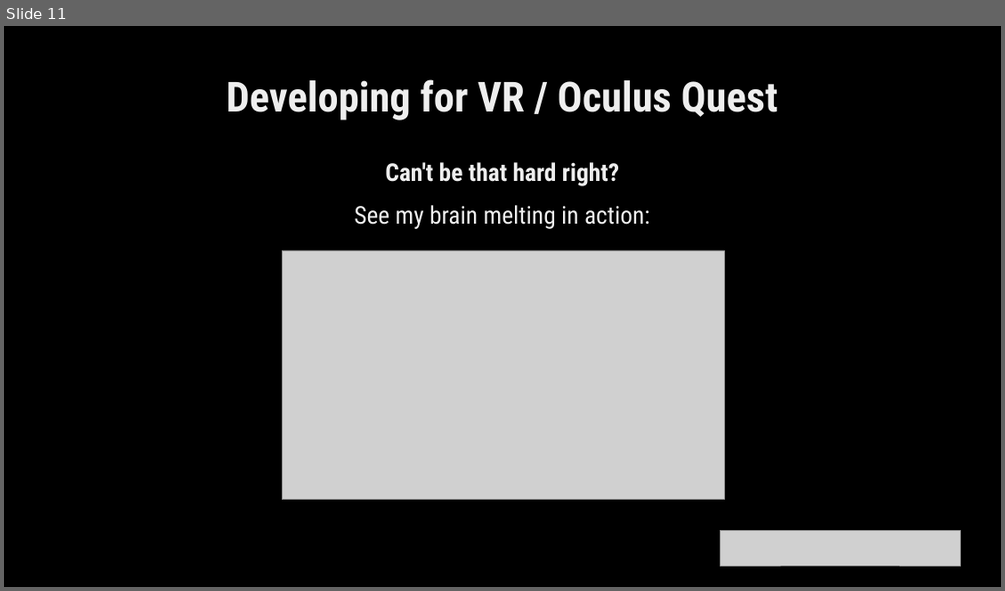
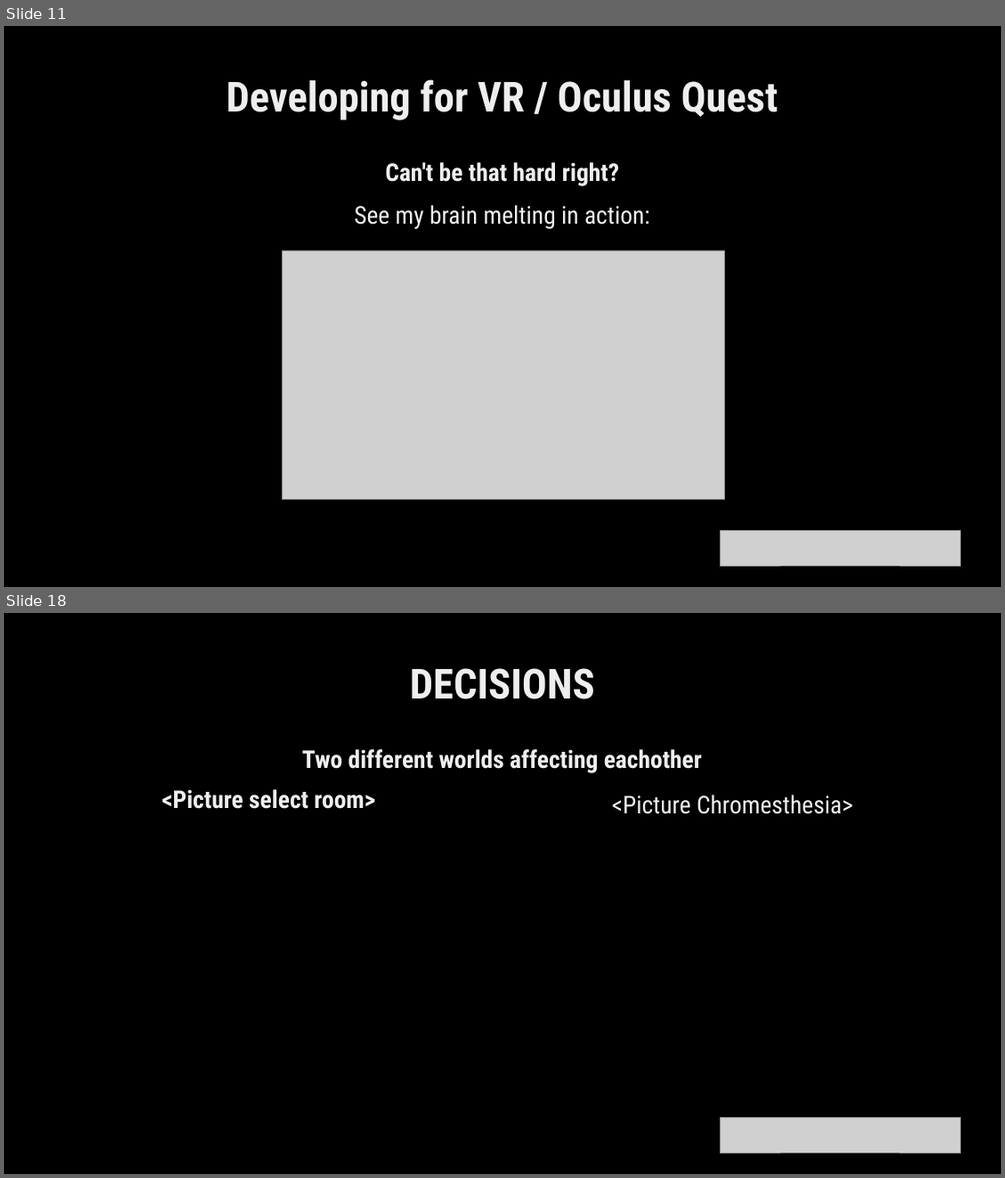
Before and after one commit to etlaM21/Chromesthesia, a slide deck: FINAL_PRESENTATON.odp. Shown one above the other, each under a label of ours: slide 11 before the commit, slides 11 and 18 after it; the slides between them are not shown. The pictures are 1005x591 and 1005x1178 pixels, drawn with LibreOffice and Linux fonts; fonts in the diff are those of the drawing; grey boxes stand for pictures. Boxes give left, top, right and bottom in pixels: in the first picture for what was removed or moved away, otherwise in the second. Text is boxed around its words. In the diff, an @@ line names an element or a change of style, - is before the commit and + after.

```diff
--- a/FINAL_PRESENTATON.odp
+++ b/FINAL_PRESENTATON.odp
@@ slide 18 added at [4,613,1001,1174], background #FFFFFF @@
@@ rectangle added at [4,613,1001,1174], fill #000000, outline #808080 0 pt @@
@@ title added at [410,668,595,699], 44 pt, text #EEEEEE, bold @@
+DECISIONS
@@ text added at [302,749,702,773], 26 pt, text #EEEEEE, bold @@
+Two different worlds affecting eachother
@@ text added at [162,789,375,809], 26 pt, text #EEEEEE, bold @@
+<Picture select room>
@@ text added at [612,795,853,814], 26 pt, text #EEEEEE @@
+<Picture Chromesthesia>
@@ picture added at [720,1117,960,1152] @@
```
Also in this commit, not shown: 1 slide changed, 8 other slides added, 1 slide removed, 2 other files.
